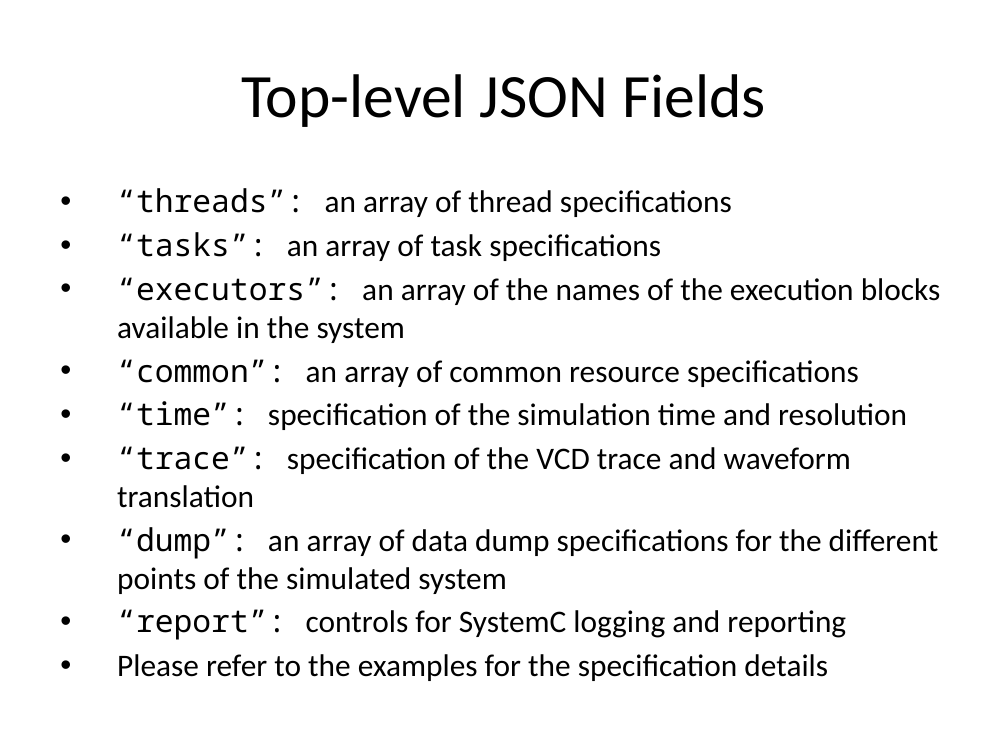
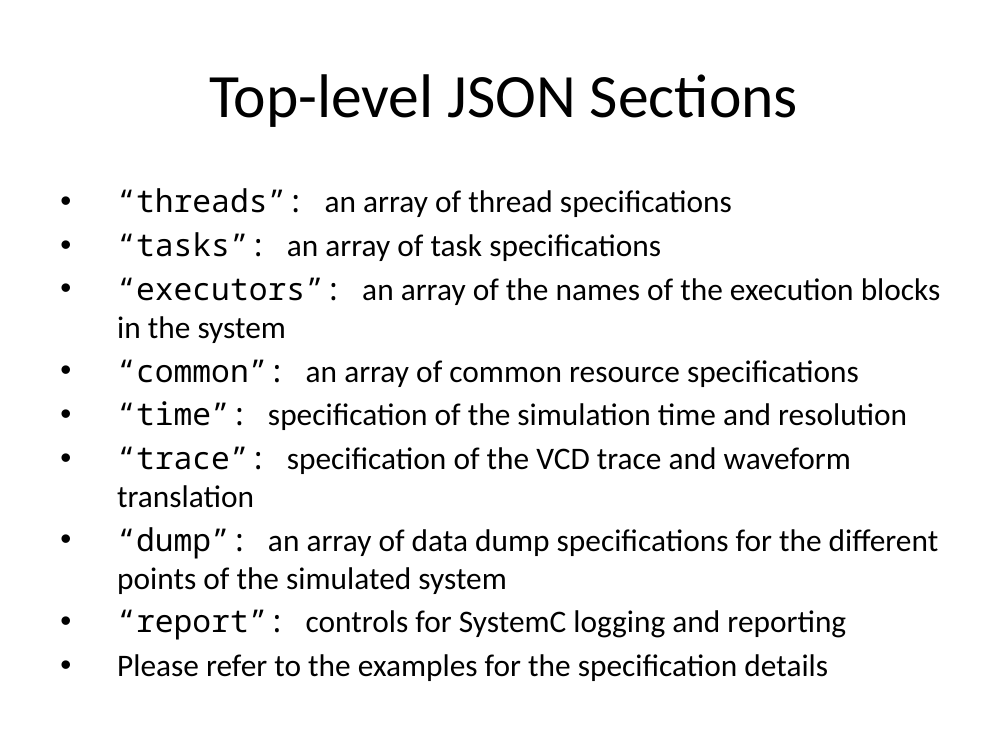
Before and after one commit to timurkelin/simschd, a slide deck: slide 19 of doc/simschd.pptx. Drawn at 1008x756 pixels with LibreOffice and Linux fonts; fonts in the diff are those of the drawing; background and template pictures are left out. Boxes give left, top, right and bottom in pixels: in the first picture for what was removed or moved away, otherwise in the second. Text is boxed around its words. In the diff, an @@ line names an element or a change of style, - is before the commit and + after.

Commit message:
Update

```diff
--- a/doc/simschd.pptx
+++ b/doc/simschd.pptx
@@ title at (209, 74, 798, 127): text changed @@
-Top-level JSON Fields
+Top-level JSON Sections
@@ text at (117, 277, 941, 343): text changed @@
-• “executors”: an array of the names of the execution blocks available in the system
+• “executors”: an array of the names of the execution blocks in the system
```
